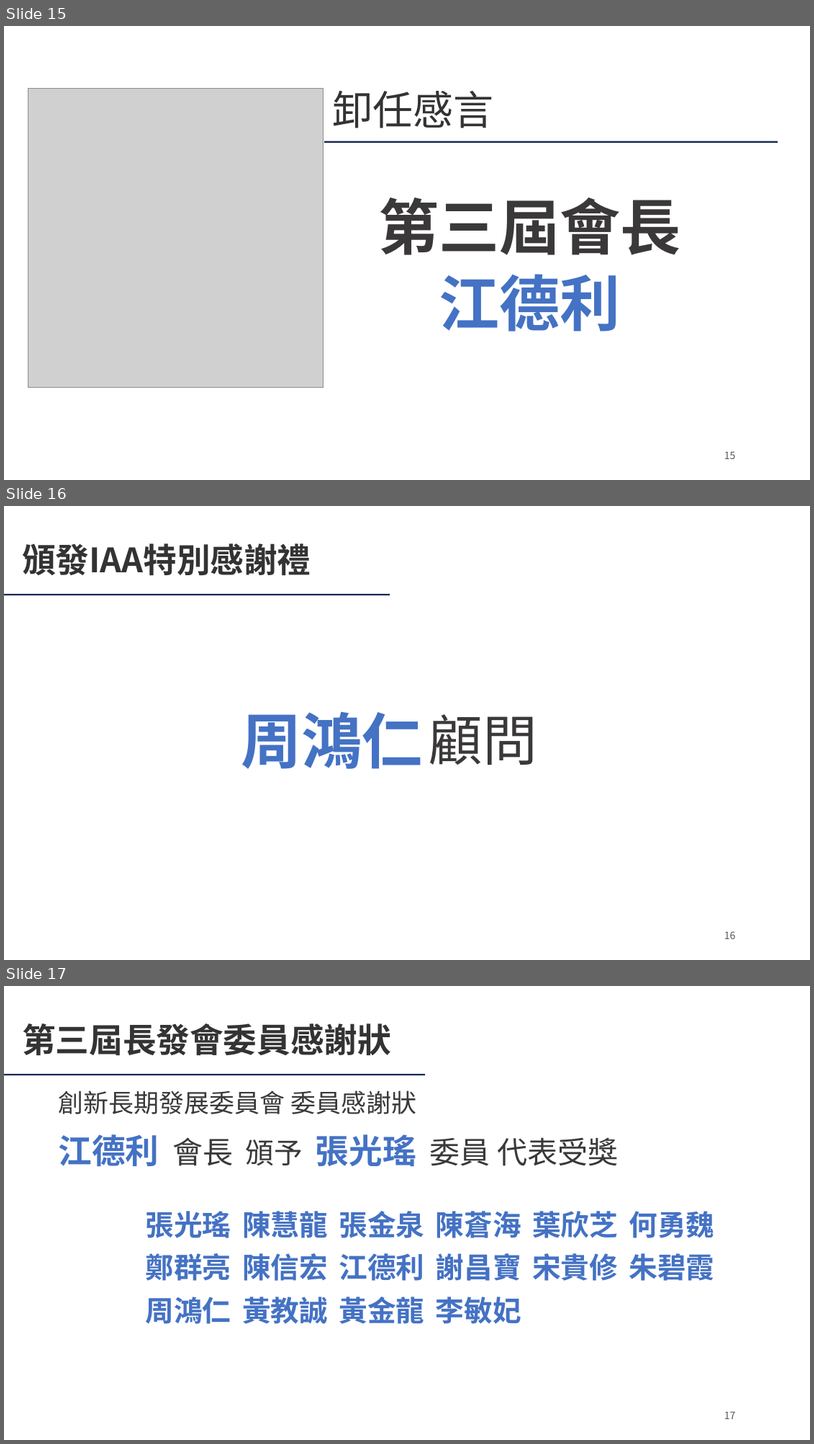
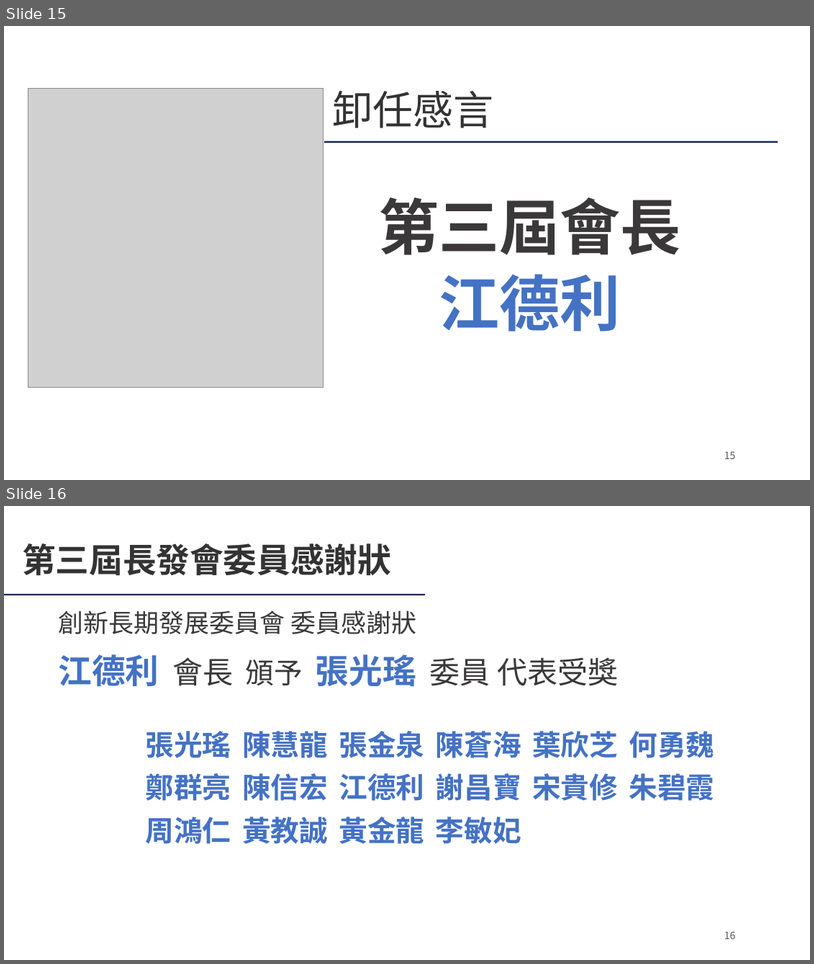
Before and after one commit to Ericliang680928/IAA, a slide deck: 20261204/agm/IAA會員大會簡報_20261204.pptx. Shown one above the other, each under a label of ours: slides 15, 16 and 17 before the commit, slides 15 and 16 after it. The pictures are 814x1444 and 814x964 pixels, drawn with LibreOffice and Linux fonts; fonts in the diff are those of the drawing; grey boxes stand for pictures; background and template pictures are left out. Boxes give left, top, right and bottom in pixels: in the first picture for what was removed or moved away, otherwise in the second. Text is boxed around its words. In the diff, an @@ line names an element or a change of style, - is before the commit and + after.

```diff
--- a/20261204/agm/IAA會員大會簡報_20261204.pptx
+++ b/20261204/agm/IAA會員大會簡報_20261204.pptx
@@ slide 16 removed at [4, 506, 810, 960], background picture (left out) @@
@@ text removed at [22, 543, 311, 576] @@
-頒發IAA特別感謝禮
@@ rectangle removed at [4, 594, 390, 595] @@
@@ text removed at [242, 711, 423, 769] @@
-周鴻仁
@@ text removed at [429, 714, 538, 764] @@
-顧問
@@ page number removed at [725, 931, 736, 939] @@
-16
@@ what was slide 17 is now slide 16 @@
@@ page number at [725, 931, 736, 939]: text changed @@
-17
+16
```
Also in this commit, not shown: 3 other files.
